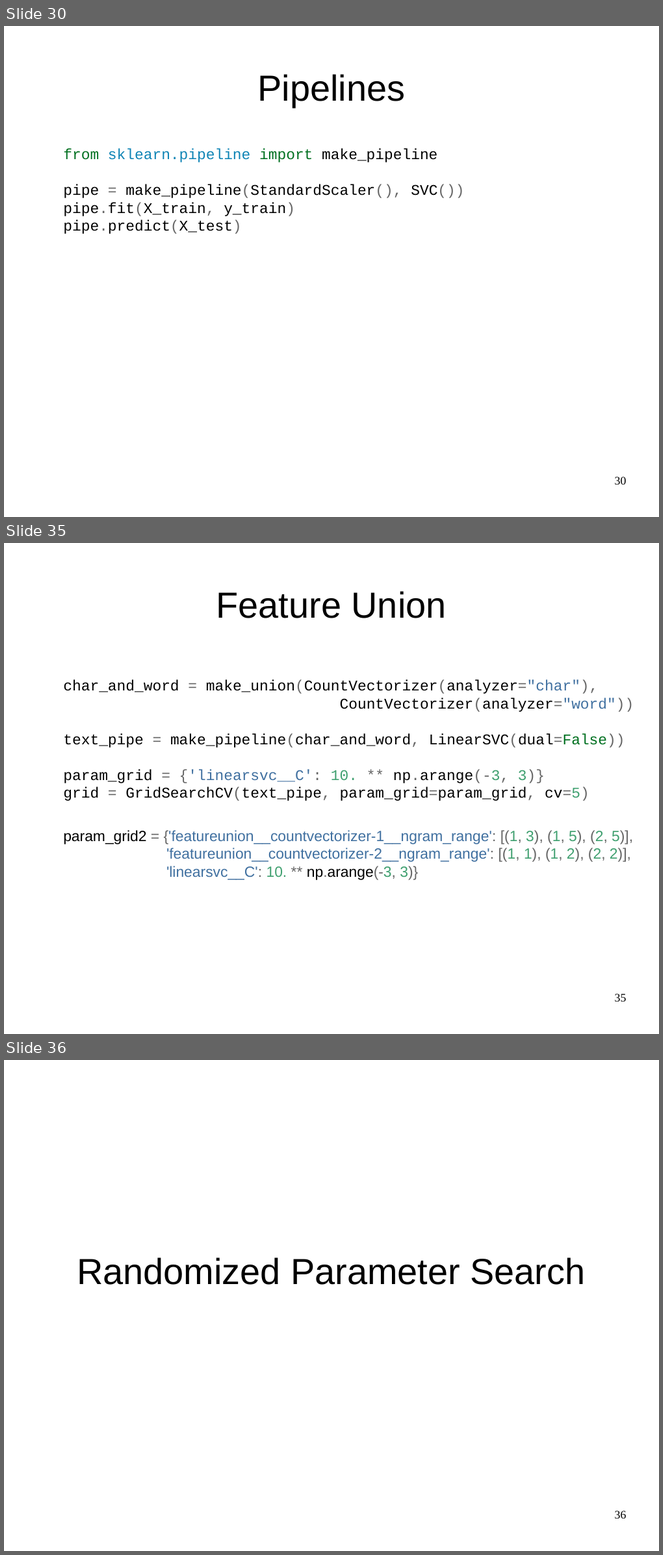
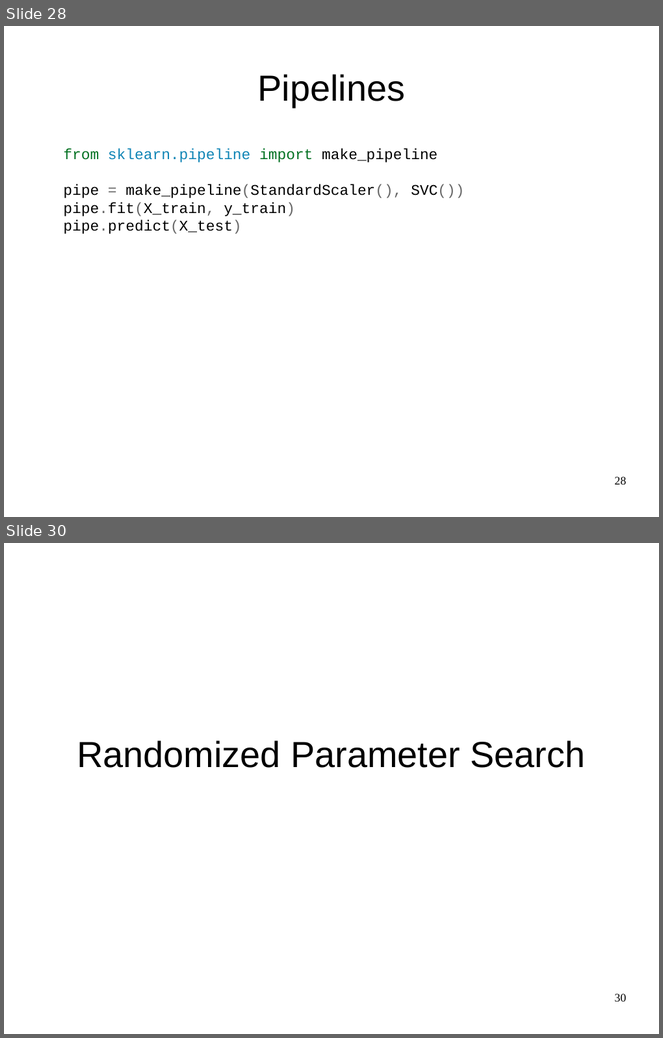
Before and after one commit to amueller/advanced-sklearn-boston-nlp-2016, a slide deck: pydata-amsterdam-advanced-sklearn.odp. Shown one above the other, each under a label of ours: slides 30, 35 and 36 before the commit, slides 28 and 30 after it; the slides between them are not shown. The pictures are 663x1555 and 663x1038 pixels, drawn with LibreOffice and Linux fonts; fonts in the diff are those of the drawing. Boxes give left, top, right and bottom in pixels: in the first picture for what was removed or moved away, otherwise in the second. Text is boxed around its words. In the diff, an @@ line names an element or a change of style, - is before the commit and + after.

```diff
--- a/pydata-amsterdam-advanced-sklearn.odp
+++ b/pydata-amsterdam-advanced-sklearn.odp
@@ slide 35 removed at <box>4,543,659,1034</box>, background #FFFFFF @@
@@ title removed at <box>217,591,447,618</box> @@
-Feature Union
@@ text removed at <box>63,680,634,801</box> @@
-char_and_word = make_union(CountVectorizer(analyzer="char"), CountVectorizer(analyzer="word"))
-text_pipe = make_pipeline(char_and_word, LinearSVC(dual=False))
-param_grid = {'linearsvc__C': 10. ** np.arange(-3, 3)}
-grid = GridSearchCV(text_pipe, param_grid=param_grid, cv=5)
@@ text removed at <box>63,830,633,880</box> @@
-param_grid2 = {'featureunion__countvectorizer-1__ngram_range': [(1, 3), (1, 5), (2, 5)],
-'featureunion__countvectorizer-2__ngram_range': [(1, 1), (1, 2), (2, 2)],
-'linearsvc__C': 10. ** np.arange(-3, 3)}
@@ page number removed at <box>615,994,627,1002</box> @@
-35
@@ what was slide 30 is now slide 28 @@
@@ page number at <box>615,477,627,485</box>: text changed @@
-30
+28
@@ what was slide 36 is now slide 30 @@
@@ page number at <box>615,994,627,1002</box>: text changed @@
-36
+30
```
Also in this commit, not shown: 6 slides changed, 1 slide added, 5 other slides removed, 5 other files.
